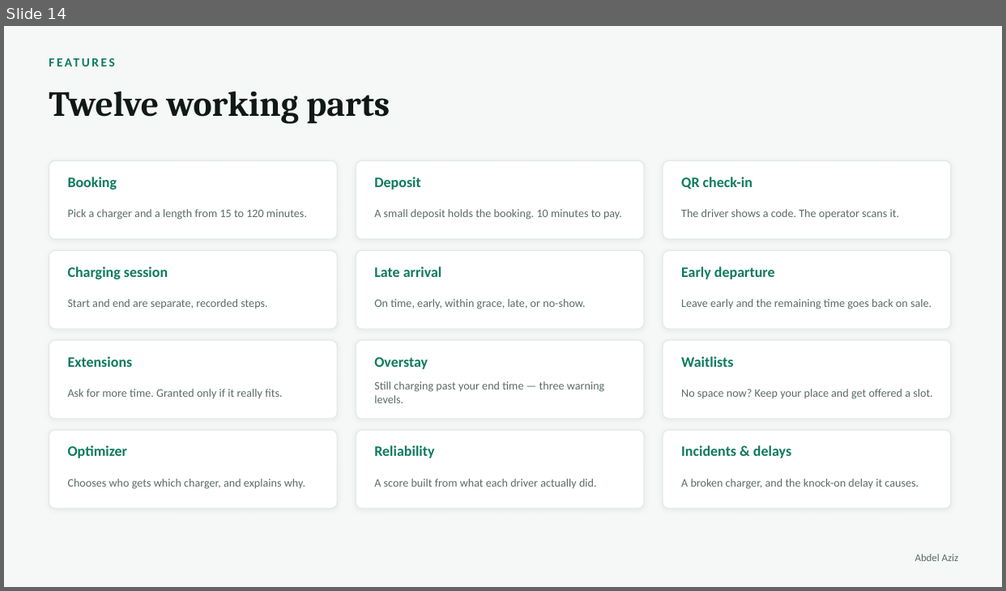
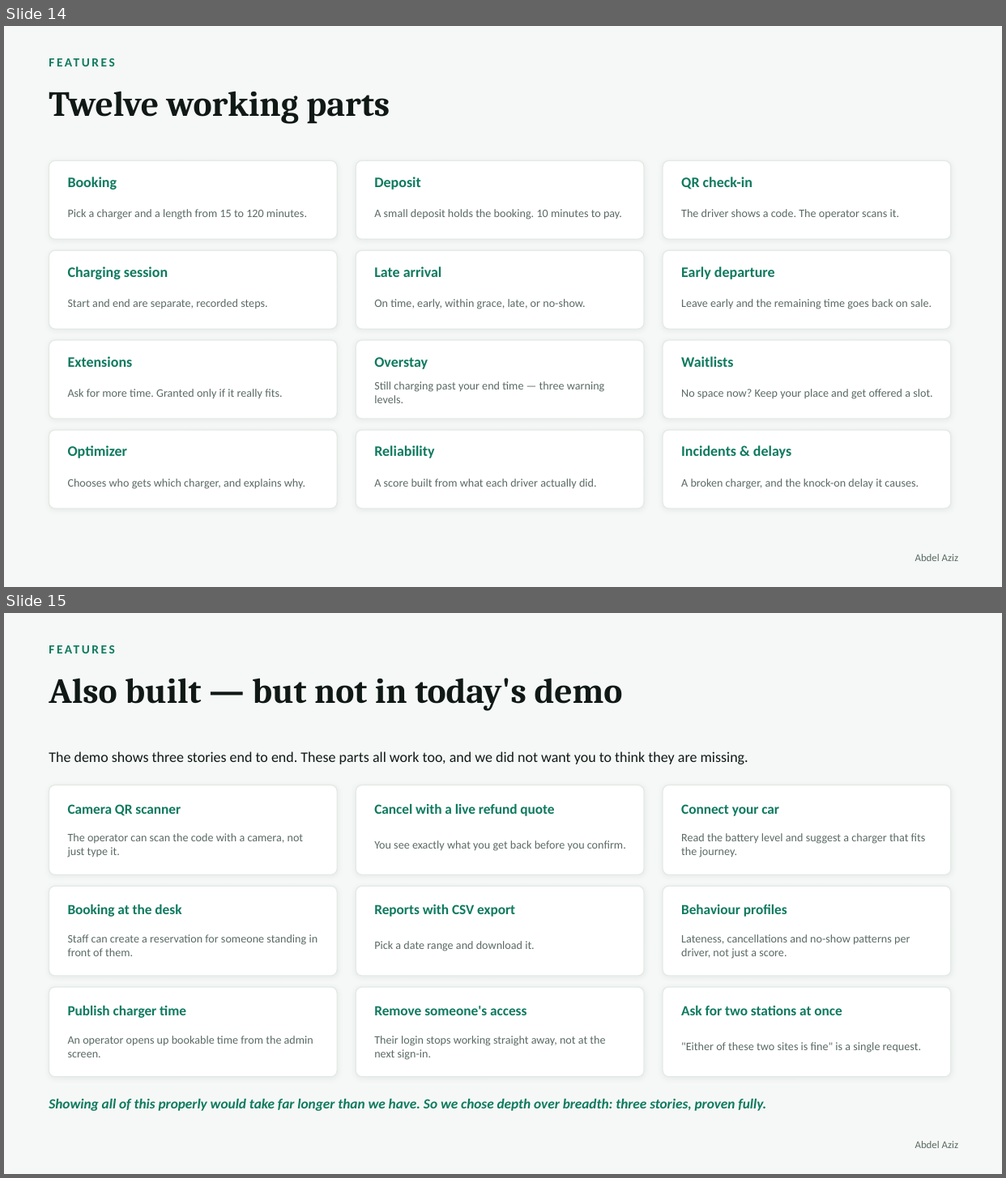
Before and after one commit to AyaSulyman/EVCharging-System, a slide deck: docs/presentation/ChargeHub-Presentation.pptx. Shown one above the other, each under a label of ours: slide 14 before the commit, slides 14 and 15 after it. The pictures are 1006x591 and 1006x1178 pixels, drawn with LibreOffice and Linux fonts; fonts in the diff are those of the drawing. Boxes give left, top, right and bottom in pixels: in the first picture for what was removed or moved away, otherwise in the second. Text is boxed around its words. In the diff, an @@ line names an element or a change of style, - is before the commit and + after.

Commit message:
Say up front that the demo is not a tour, and add a slide listing the rest
Two changes so nothing looks missing.

Malik's opening now sets expectations before the first demo plays: we built more
than fits in twenty minutes, so each of us recorded one story start to finish
rather than touring every screen, and everything else is on the slides. It ends
by inviting the question — if you expected to see something and it was not in a
video, ask.

New slide 15, "Also built, but not in today's demo", straight after the twelve
working parts. Nine things that work and are not in any recording: the camera QR
scanner, cancelling with a live refund quote, connecting a car for
battery-aware suggestions, booking at the desk, reports with CSV export,
behaviour profiles, publishing charger time from the admin screen, revoking
someone's access, and asking for two stations in one request. Closes on the
reason: showing all of it properly would take far longer than we have, so we
chose depth over breadth.

Abdel Aziz narrates it, since it follows his features slide. His script tells
him to pick three of the nine and land the closing line rather than read the
grid.

Deck is 36 slides: base 1-30, extra time 31-36. All three scripts remapped and
every citation resolves.

```diff
--- a/docs/presentation/ChargeHub-Presentation.pptx
+++ b/docs/presentation/ChargeHub-Presentation.pptx
@@ slide 15 added at <box>4,613,1002,1174</box>, background #F5F8F6 @@
@@ text added at <box>49,638,955,659</box>, 12 pt, text #0E7A5F, bold @@
+FEATURES
@@ text added at <box>49,678,623,711</box>, 34 pt, text #101915, bold @@
+Also built — but not in today's demo
@@ text added at <box>49,752,748,764</box>, 14 pt, text #101915 @@
+The demo shows three stories end to end. These parts all work too, and we did not want you to think they are missing.
@@ rounded rectangle added at <box>49,786,337,875</box>, fill #FFFFFF, outline #E3EAE6 1 pt @@
@@ text added at <box>68,804,181,816</box>, 13.5 pt, text #0E7A5F, bold @@
+Camera QR scanner
@@ rounded rectangle added at <box>356,786,644,875</box>, fill #FFFFFF, outline #E3EAE6 1 pt @@
@@ text added at <box>374,804,554,816</box>, 13.5 pt, text #0E7A5F, bold @@
+Cancel with a live refund quote
@@ rounded rectangle added at <box>663,786,951,875</box>, fill #FFFFFF, outline #E3EAE6 1 pt @@
@@ text added at <box>681,804,779,816</box>, 13.5 pt, text #0E7A5F, bold @@
+Connect your car
@@ text added at <box>68,833,304,858</box>, 11 pt, text #5B6B64 @@
+The operator can scan the code with a camera, not just type it.
@@ text added at <box>374,841,626,851</box>, 11 pt, text #5B6B64 @@
+You see exactly what you get back before you confirm.
@@ text added at <box>681,833,926,858</box>, 11 pt, text #5B6B64 @@
+Read the battery level and suggest a charger that fits the journey.
@@ rounded rectangle added at <box>49,886,337,976</box>, fill #FFFFFF, outline #E3EAE6 1 pt @@
@@ rounded rectangle added at <box>356,886,644,976</box>, fill #FFFFFF, outline #E3EAE6 1 pt @@
@@ rounded rectangle added at <box>663,886,951,976</box>, fill #FFFFFF, outline #E3EAE6 1 pt @@
@@ text added at <box>68,905,181,917</box>, 13.5 pt, text #0E7A5F, bold @@
+Booking at the desk
@@ text added at <box>374,905,515,917</box>, 13.5 pt, text #0E7A5F, bold @@
+Reports with CSV export
@@ text added at <box>681,905,787,917</box>, 13.5 pt, text #0E7A5F, bold @@
+Behaviour profiles
@@ text added at <box>68,935,318,956</box>, 11 pt, text #5B6B64 @@
+Staff can create a reservation for someone standing in front of them.
@@ text added at <box>374,941,535,952</box>, 11 pt, text #5B6B64 @@
+Pick a date range and download it.
@@ text added at <box>681,935,910,959</box>, 11 pt, text #5B6B64 @@
+Lateness, cancellations and no-show patterns per driver, not just a score.
@@ rounded rectangle added at <box>49,987,337,1077</box>, fill #FFFFFF, outline #E3EAE6 1 pt @@
@@ rounded rectangle added at <box>356,987,644,1077</box>, fill #FFFFFF, outline #E3EAE6 1 pt @@
@@ rounded rectangle added at <box>663,987,951,1077</box>, fill #FFFFFF, outline #E3EAE6 1 pt @@
@@ text added at <box>68,1006,186,1018</box>, 13.5 pt, text #0E7A5F, bold @@
+Publish charger time
@@ text added at <box>374,1006,526,1016</box>, 13.5 pt, text #0E7A5F, bold @@
+Remove someone's access
@@ text added at <box>681,1006,842,1016</box>, 13.5 pt, text #0E7A5F, bold @@
+Ask for two stations at once
@@ text added at <box>68,1036,313,1058</box>, 11 pt, text #5B6B64 @@
+An operator opens up bookable time from the admin screen.
@@ text added at <box>374,1036,605,1060</box>, 11 pt, text #5B6B64 @@
+Their login stops working straight away, not at the next sign-in.
@@ text added at <box>681,1042,921,1053</box>, 11 pt, text #5B6B64 @@
+"Either of these two sites is fine" is a single request.
@@ text added at <box>49,1099,766,1111</box>, 13.5 pt, text #0E7A5F, bold, italic @@
+Showing all of this properly would take far longer than we have. So we chose depth over breadth: three stories, proven fully.
@@ text added at <box>915,1141,958,1148</box>, 10 pt, text #5B6B64 @@
+Abdel Aziz
```
Also in this commit, not shown: 5 other files.
